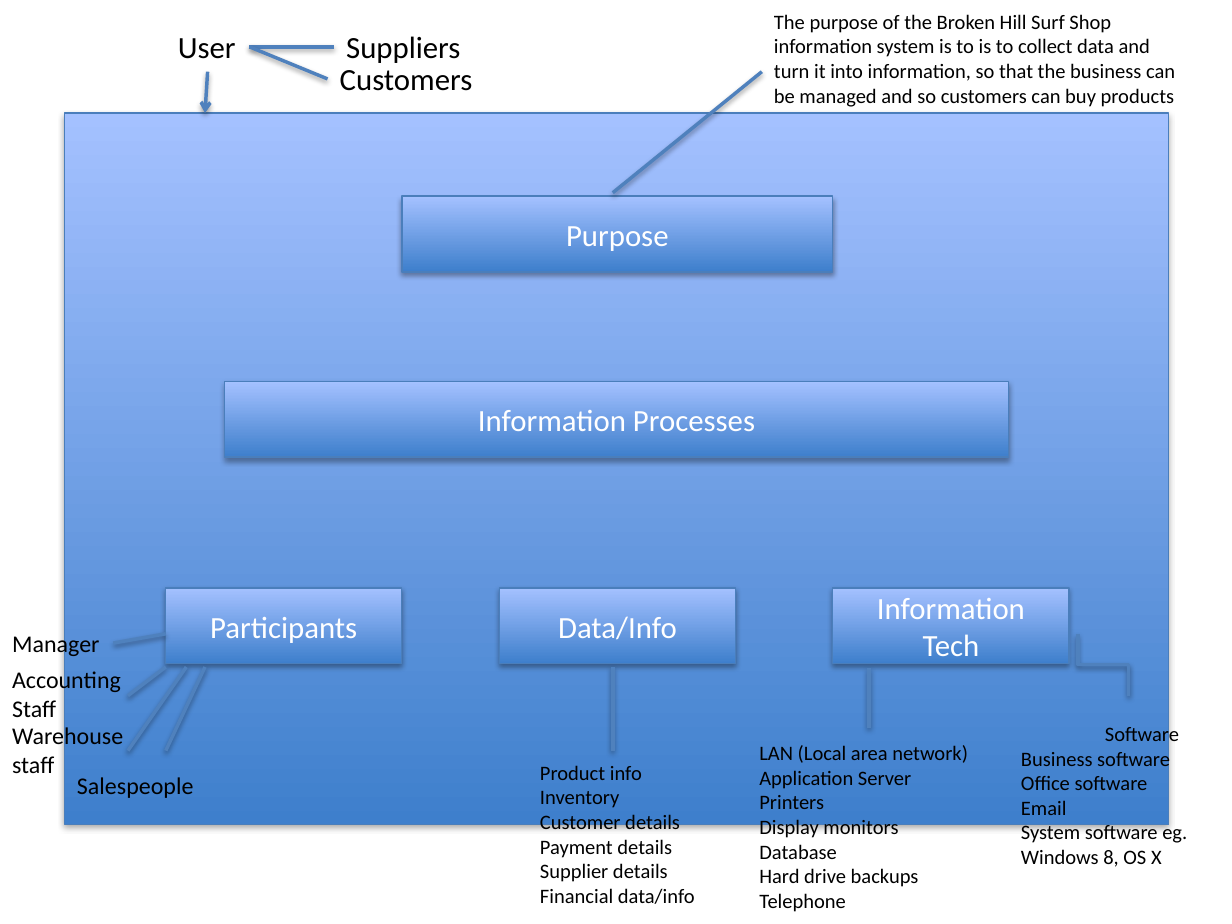
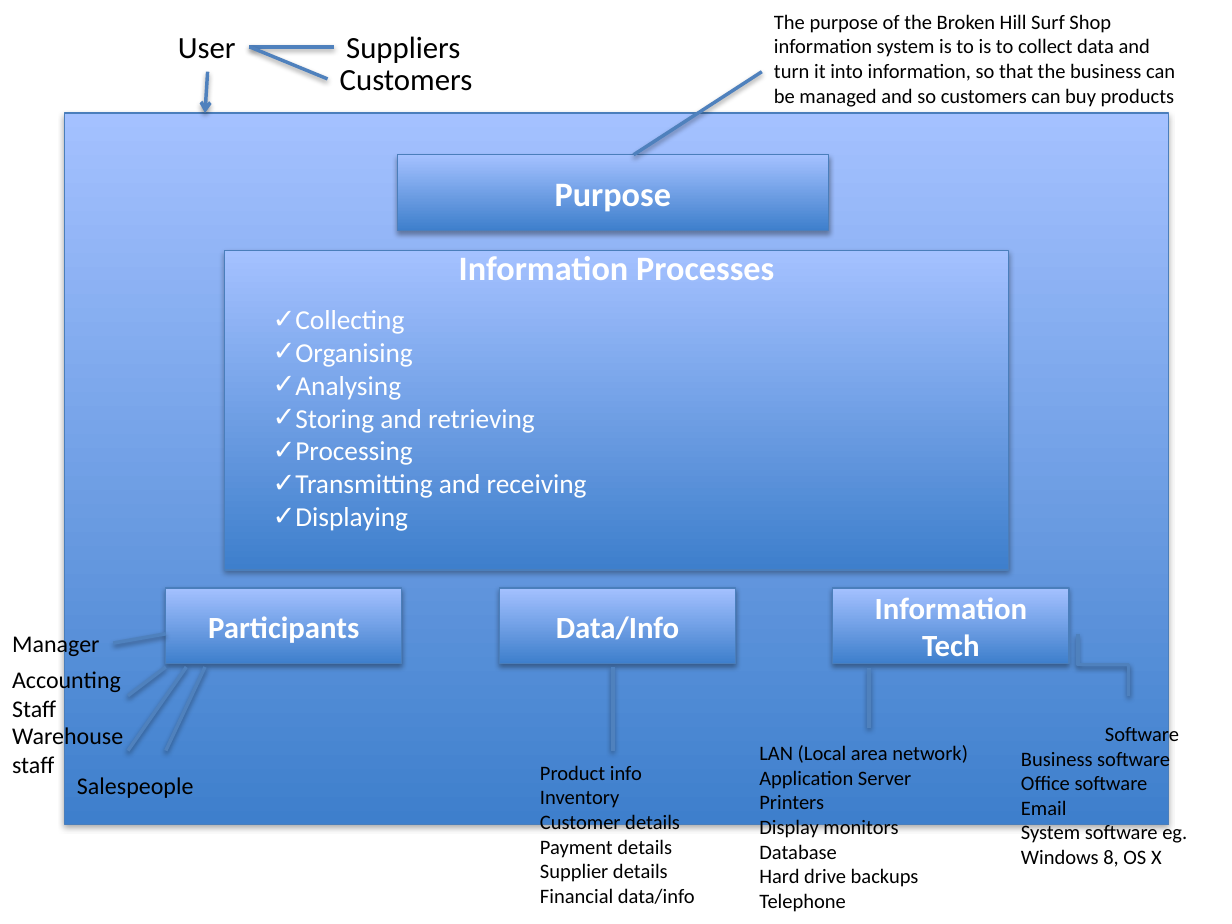
Before and after one commit to bearbear12345/school_2014_9IPT, a slide deck: slide 1 of IPT Assignment 3 conext diagram draft.pptx. Drawn at 1232x924 pixels with LibreOffice and Linux fonts; fonts in the diff are those of the drawing. Boxes give left, top, right and bottom in pixels: in the first picture for what was removed or moved away, otherwise in the second. Text is boxed around its words. In the diff, an @@ line names an element or a change of style, - is before the commit and + after.

Commit message:
Changed it a little, and don't worry about the subheadings below the Information System Diagram, they're just for my reference. There are our tasks in the powerpoint document, and there is also a system in context diagram in there.*

```diff
--- a/IPT Assignment 3 conext diagram draft.pptx
+++ b/IPT Assignment 3 conext diagram draft.pptx
@@ line moved from (761, 71) - (612, 192) to (761, 71) - (633, 155) @@
@@ rectangle "Purpose": place and size @@
-rectangle "Purpose" at (402, 196, 833, 272)
+rectangle "Purpose" at (398, 155, 829, 232)
@@ rectangle "Purpose" at (398, 155, 829, 232): size 18 to 20 pt, bold on @@
@@ rectangle "Information Processes" at (224, 250, 1009, 569): size 18 to 20 pt, bold on @@
@@ rectangle "Information Processes": place and size @@
-rectangle "Information Processes" at (224, 382, 1009, 458)
+rectangle "Information Processes" at (224, 250, 1009, 569)
@@ text added at (295, 310, 587, 531), 16 pt, text #FFFFFF @@
+✓ Collecting
+✓ Organising
+✓ Analysing
+✓ Storing and retrieving
+✓ Processing
+✓ Transmitting and receiving
+✓ Displaying
@@ bold on in 3 elements at (166, 588, 403, 664), (499, 588, 736, 664), (833, 588, 1069, 664) @@
```
Also in this commit, not shown: 2 slides added.
